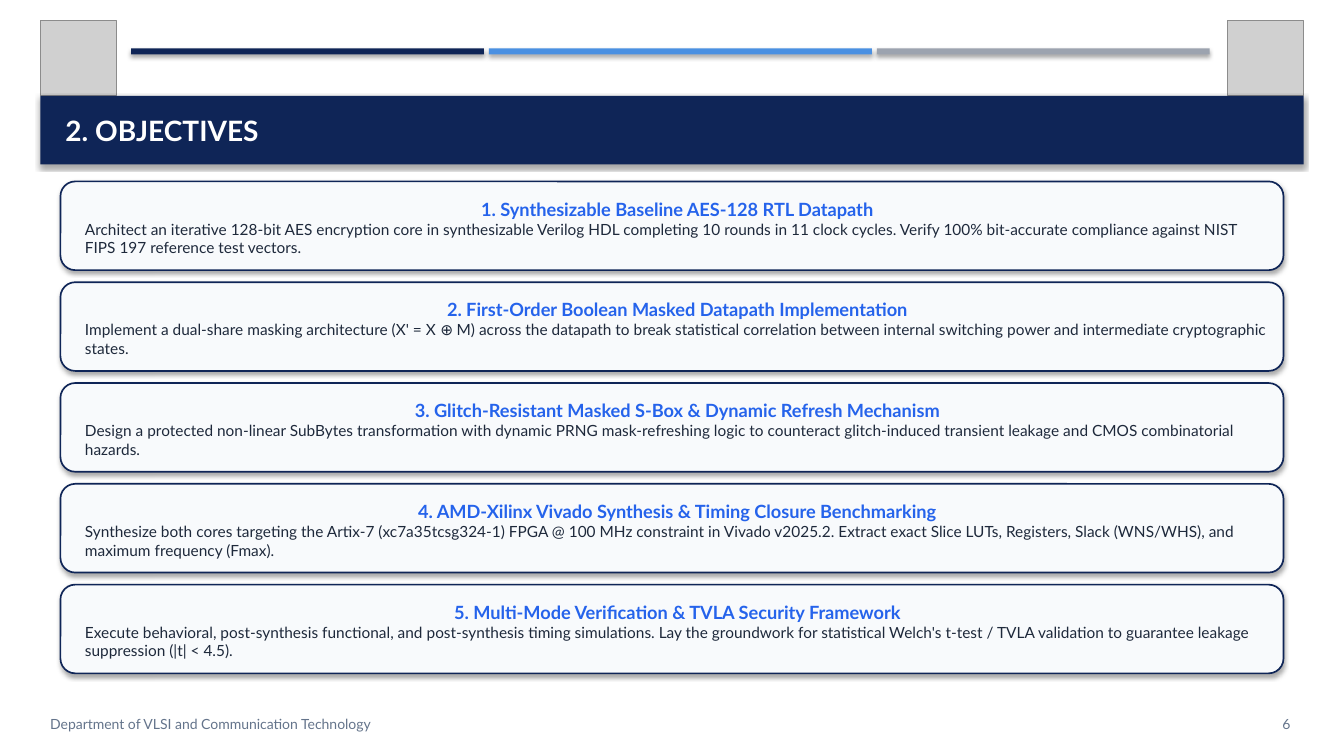
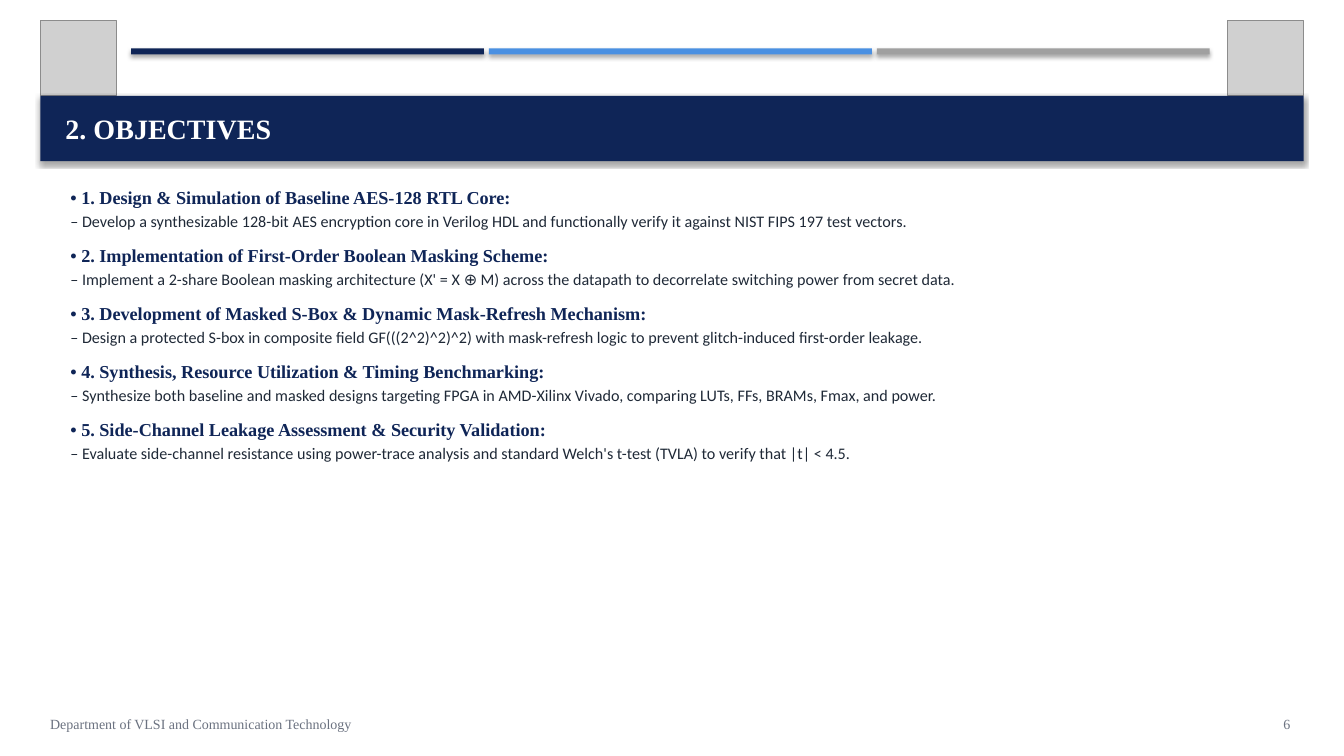
Before and after one commit to realrish29/secure-aes-128, a slide deck: slide 6 of Project_Presentation_Review_2.pptx. Drawn at 1344x756 pixels with LibreOffice and Linux fonts; fonts in the diff are those of the drawing; grey boxes stand for pictures. Boxes give left, top, right and bottom in pixels: in the first picture for what was removed or moved away, otherwise in the second. Text is boxed around its words. In the diff, an @@ line names an element or a change of style, - is before the commit and + after.

```diff
--- a/Project_Presentation_Review_2.pptx
+++ b/Project_Presentation_Review_2.pptx
@@ rectangle at (x1=877, y1=48, x2=1210, y2=54): fill #9CA3AF to #A0A0A0 @@
@@ rectangle "2. OBJECTIVES" at (x1=40, y1=96, x2=1304, y2=161): font Lato to Times New Roman @@
@@ rounded rectangle removed at (x1=60, y1=181, x2=1284, y2=270) @@
-1. Synthesizable Baseline AES-128 RTL Datapath
-Architect an iterative 128-bit AES encryption core in synthesizable Verilog HDL completing 10 rounds in 11 clock cycles. Verify 100% bit-accurate compliance against NIST FIPS 197 reference test vectors.
@@ text added at (x1=81, y1=191, x2=955, y2=462), 11.5 pt, text #1F2937 @@
+• 1. Design & Simulation of Baseline AES-128 RTL Core:
+– Develop a synthesizable 128-bit AES encryption core in Verilog HDL and functionally verify it against NIST FIPS 197 test vectors.
+• 2. Implementation of First-Order Boolean Masking Scheme:
+– Implement a 2-share Boolean masking architecture (X' = X ⊕ M) across the datapath to decorrelate switching power from secret data.
+• 3. Development of Masked S-Box & Dynamic Mask-Refresh Mechanism:
+– Design a protected S-box in composite field GF(((2^2)^2)^2) with mask-refresh logic to prevent glitch-induced first-order leakage.
+• 4. Synthesis, Resource Utilization & Timing Benchmarking:
+– Synthesize both baseline and masked designs targeting FPGA in AMD-Xilinx Vivado, comparing LUTs, FFs, BRAMs, Fmax, and power.
+• 5. Side-Channel Leakage Assessment & Security Validation:
+– Evaluate side-channel resistance using power-trace analysis and standard Welch's t-test (TVLA) to verify that |t| < 4.5.
@@ rounded rectangle removed at (x1=60, y1=282, x2=1284, y2=371) @@
-2. First-Order Boolean Masked Datapath Implementation
-Implement a dual-share masking architecture (X' = X ⊕ M) across the datapath to break statistical correlation between internal switching power and intermediate cryptographic states.
@@ rounded rectangle removed at (x1=60, y1=383, x2=1284, y2=472) @@
-3. Glitch-Resistant Masked S-Box & Dynamic Refresh Mechanism
-Design a protected non-linear SubBytes transformation with dynamic PRNG mask-refreshing logic to counteract glitch-induced transient leakage and CMOS combinatorial hazards.
@@ rounded rectangle removed at (x1=60, y1=484, x2=1284, y2=573) @@
-4. AMD-Xilinx Vivado Synthesis & Timing Closure Benchmarking
-Synthesize both cores targeting the Artix-7 (xc7a35tcsg324-1) FPGA @ 100 MHz constraint in Vivado v2025.2. Extract exact Slice LUTs, Registers, Slack (WNS/WHS), and maximum frequency (Fmax).
@@ rounded rectangle removed at (x1=60, y1=585, x2=1284, y2=674) @@
-5. Multi-Mode Verification & TVLA Security Framework
-Execute behavioral, post-synthesis functional, and post-synthesis timing simulations. Lay the groundwork for statistical Welch's t-test / TVLA validation to guarantee leakage suppression (|t| < 4.5).
@@ text "Department of VLSI and Communication ..." at (x1=50, y1=719, x2=352, y2=732): font Lato to Times New Roman, text colour #64748B to #6B7280 @@
@@ text "6" at (x1=1283, y1=720, x2=1290, y2=729): font Lato to Times New Roman, text colour #64748B to #6B7280 @@
```
Also in this commit, not shown: 12 other slides changed, 4 other files.
